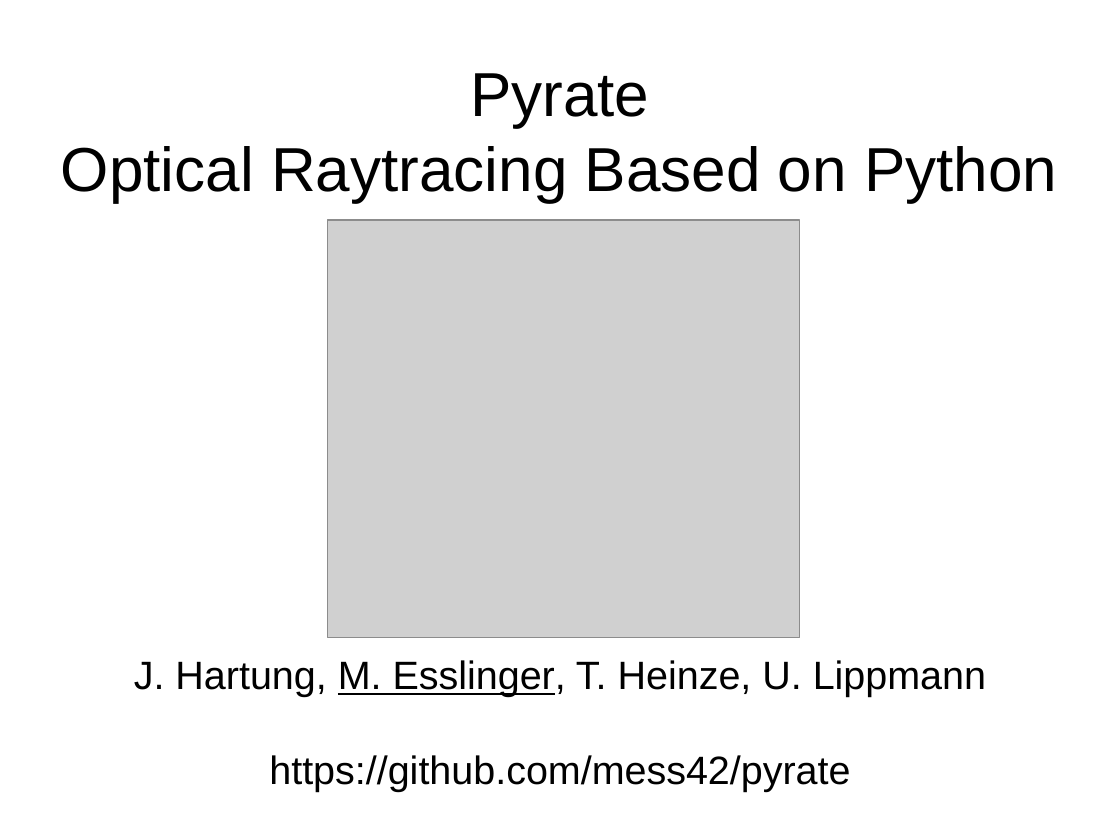
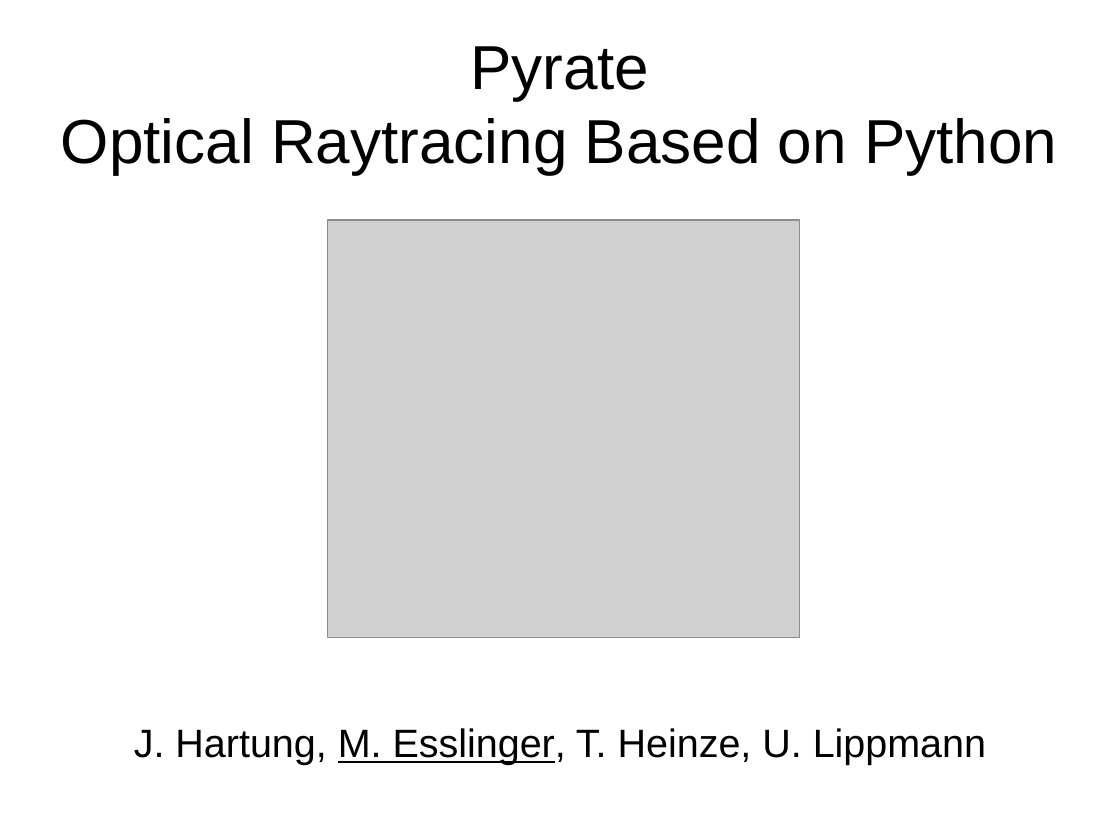
Before and after one commit to mess42/pyrate, a slide deck: slide 1 of talk_euroscipy_2017/talk.odp. Drawn at 1120x840 pixels with LibreOffice and Linux fonts; fonts in the diff are those of the drawing; grey boxes stand for pictures. Boxes give left, top, right and bottom in pixels: in the first picture for what was removed or moved away, otherwise in the second. Text is boxed around its words. In the diff, an @@ line names an element or a change of style, - is before the commit and + after.

```diff
--- a/talk_euroscipy_2017/talk.odp
+++ b/talk_euroscipy_2017/talk.odp
@@ subtitle "Pyrate": place and size @@
-subtitle "Pyrate" at (61,73,1057,792)
+subtitle "Pyrate" at (61,46,1057,765)
@@ subtitle at (269,755,850,792): paragraph removed @@
-https://github.com/mess42/pyrate
```
Also in this commit, not shown: 3 other slides changed, 1 slide added, 1 other file.
